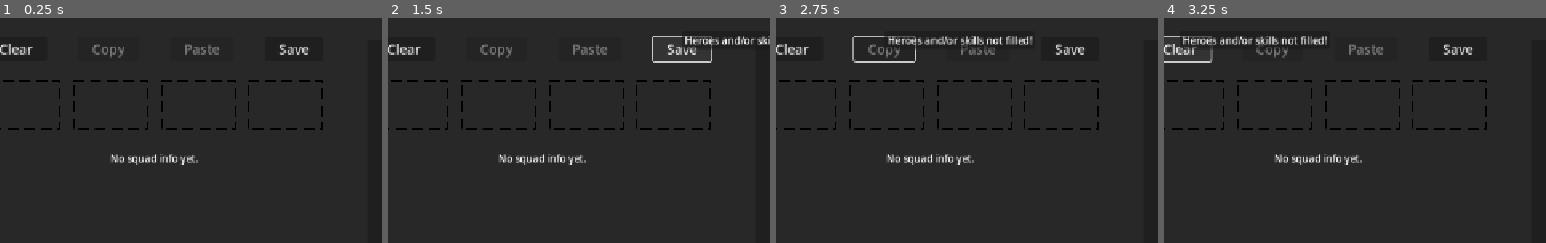
Above: before the commit, frames 1-4 (left to right).
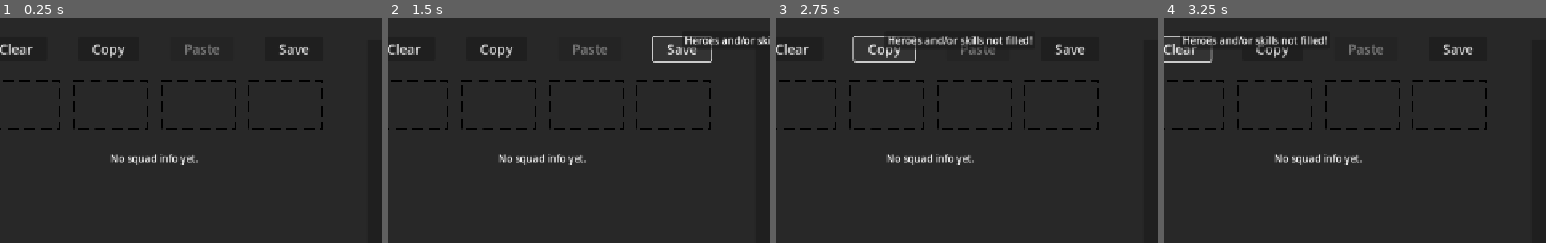
Above: after the commit, the same moments.

Repository: 0-Vanes-0/DD2-Squad-Builder
Game: Godot game, scene res://scenes/main_scene.tscn
Same seed, same stepped clock (60 frames per second), same inputs: the game is played once before the commit and once after it.
Inputs (mouse positions are % of the whole screen's width and height, from its top left):
- Up to frame 1 (0.25 s): no input
- Up to frame 2 (1.5 s): click "Clear" at 0.5 s; click "Save" at 1.25 s
- Up to frame 3 (2.75 s): click (17, 7) at 2 s, where only the run after the commit has a clickable "Copy"
- Up to frame 4 (3.25 s): click "Clear" at 2.75 s
The pictures show only the part of the screen within x 3-53%, y 0-50%; the shares and areas given below are measured in that part.

The runs differ from the first frame. In frame 1, 0.2% of the frame differs, in the area x 24-33%, y 11-18%; in frame 2, 0.2%; in frame 3, 0.2%; in frame 4, 0.2%.
Error after the commit: Invalid access to property or key '1' on a base object of type 'Dictionary'. (res://src/squad_code.gd:11)

Commit message:
Squad code encoding

Diff:
--- a/scenes/main_scene.tscn
+++ b/scenes/main_scene.tscn
@@ -90,11 +90,11 @@
 script = ExtResource("3_c16ls")
 main_scene = NodePath("../../../../../..")
 
-[node name="CopyButton" type="Button" parent="HSplitContainer/LeftMarginContainer/LeftScrollContainer/LeftVBox/ButtonsHBox"]
-layout_mode = 2
-disabled = true
+[node name="CopyButton" type="Button" parent="HSplitContainer/LeftMarginContainer/LeftScrollContainer/LeftVBox/ButtonsHBox" node_paths=PackedStringArray("main_scene")]
+layout_mode = 2
 text = "   Copy   "
 script = ExtResource("4_18nlu")
+main_scene = NodePath("../../../../../..")
 
 [node name="PasteButton" type="Button" parent="HSplitContainer/LeftMarginContainer/LeftScrollContainer/LeftVBox/ButtonsHBox"]
 layout_mode = 2
@@ -464,9 +464,14 @@
 bbcode_enabled = true
 text = "[center][wave][url=issues][color=royal_blue]Report issue/suggestion[/color][/url][/wave][/center]
 
-USAGE
+[font_size=24]USAGE[/font_size]
 [fill]
-• This web utility helps to build a squad for [color=yellow][url=Steam][shake]Darkest Dungeon 2[/shake][/url][/color] and to share it with anybody. E.g. someone asks: [color=gray][i]\"Recommend me a broken comp for K3\"[/i][/color] and instead of writing [tornado radius=3][color=gray]\"PD Physician, Jester Wanderer, BH, Leper Monarch\"[/color][/tornado] you can just send [b]squad code[/b] that also includes chosen skills for each hero. The one who asked will just copy-paste it here to see heroes and skills.
+• This web utility helps to build a squad for [color=yellow][url=Steam][shake]Darkest Dungeon 2[/shake][/url][/color] and to share it with anybody.[/fill]
+E.g. someone asks:
+[color=gray][i]\"Recommend me a broken comp for K3\"[/i][/color]
+and instead of writing
+[tornado radius=3][color=gray]\"PD Physician, Jester Wanderer, BH, Leper Monarch\"[/color][/tornado]
+[fill]you can just send [b]squad code[/b] that also includes chosen skills for each hero. The one who asked will just copy-paste it here to see heroes and skills.
 
 • Skills order doesn't matter here. However, I recommend to sort them by upgrade (mastering) priority: skill on the top must be upgraded ASAP, skill on the on the bottom has the least importance.
 
@@ -480,7 +485,7 @@
 
 • If you've found some bug or if you want to suggest some functional/visual changes — click [url=issues][color=royal_blue]Report issue/suggestion[/color][/url].
 [/fill]
-CREDITS
+[font_size=24]CREDITS[/font_size]
 
 RedHook — Darkest Dungeon 2 itself, its images and mechanics.
 
--- a/scenes/popup_panel.gd
+++ b/scenes/popup_panel.gd
@@ -67,6 +67,9 @@
 			if line_edit.text.strip_edges() == "":
 				message_label.text = "Squad name cannot be empty!"
 				return
+			if line_edit.text.contains("|"):
+				message_label.text = "The symbol | is prohibited due to its usage in codes."
+				return
 			save_requested.emit(line_edit.text)
 			close_requested.emit()
 
@@ -77,6 +80,9 @@
 			if line_edit.text.strip_edges() == squad_name:
 				message_label.text = "Squad name is same as previous!"
 				return
+			if line_edit.text.contains("|"):
+				message_label.text = "The symbol | is prohibited due to its usage in codes."
+				return
 			rename_requested.emit(squad_name, line_edit.text)
 			close_requested.emit()
 
--- a/scenes/saved_squads.gd
+++ b/scenes/saved_squads.gd
@@ -13,7 +13,6 @@
 func _on_visibility_changed() -> void:
 	if self.visible:
 		var user_data := SaveLoad.load_data()
-		print("Loaded saved squads: %s" % user_data)
 		if user_data.is_empty():
 			no_squads_label.show()
 		else:
@@ -23,10 +22,8 @@
 				var n := node.squad_data["squad_name"] as String
 				names.append(n)
 
-			print("Existing squad boxes: ", names)
 			for key in user_data.keys():
 				if not key in names:
-					print("Creating squad box for: %s" % key)
 					var squad_data := user_data[key] as Dictionary
 					var squad_box := SquadBox.create(squad_data)
 					vbox.add_child(squad_box)
--- a/scenes/squad_box.gd
+++ b/scenes/squad_box.gd
@@ -60,7 +60,9 @@
 
 
 func _on_copy_button_pressed() -> void:
-	pass # TODO: Copy squad to clipboard
+	var code := SquadCode.encode_squad(squad_data)
+	DisplayServer.clipboard_set(code)
+	main_scene.notification_panel.show_message("Copied!")
 
 
 func _on_rename_button_pressed() -> void:
--- a/scenes/squad_box.tscn
+++ b/scenes/squad_box.tscn
@@ -50,7 +50,6 @@
 [node name="CopyButton" type="Button" parent="HBoxContainer2"]
 layout_mode = 2
 size_flags_horizontal = 4
-disabled = true
 text = "     Copy     "
 
 [node name="RenameButton" type="Button" parent="HBoxContainer2"]
--- a/src/buttons/copy_button.gd
+++ b/src/buttons/copy_button.gd
@@ -1,6 +1,17 @@
 class_name CopyButton
 extends Button
 
+@export var main_scene: MainScene
+
+
+func _ready() -> void:
+	assert(main_scene)
+
 
 func _on_pressed() -> void:
-	pass # Replace with function body.
+	var code := SquadCode.encode_squad(Data.dict)
+	if code.is_empty():
+		main_scene.notification_panel.show_message("Heroes and/or skills not filled!")
+	else:
+		DisplayServer.clipboard_set(code)
+		main_scene.notification_panel.show_message("Copied!")
--- /dev/null
+++ b/src/squad_code.gd
@@ -0,0 +1,115 @@
+class_name SquadCode
+extends Object
+
+const B64URL := "ABCDEFGHIJKLMNOPQRSTUVWXYZabcdefghijklmnopqrstuvwxyz0123456789-_"
+
+
+static func encode_squad(data: Dictionary) -> String:
+	var code := ""
+
+	for slot in ["1", "2", "3", "4"]:
+		var slot_data: Dictionary = data[slot]
+		var hero_path: int = slot_data["hero_path"]
+		if hero_path == Data.HeroesPaths.NONE:
+			return ""
+
+		assert(hero_path >= 0 and hero_path < 64)
+
+		code += B64URL[hero_path]
+
+		var skills: Array[int] = []
+		skills.assign(slot_data["skills"])
+		var count := 9 if _needs_9_skills(hero_path) else 5
+		assert(skills.size() == count)
+
+		for skill in skills:
+			if skill == -1:
+				return ""
+			assert(skill >= 0 and skill <= 10)
+
+		var packed := _skills_to_int(skills)
+		var skill_len := 6 if count == 9 else 3
+		code += _b64_encode_fixed(packed, skill_len)
+
+	# Keep squad_name readable, but make it safe for the delimiter.
+	# (If you truly want it raw, you must forbid '|' in names.)
+	var name := String(data.get("squad_name", ""))
+	return code + "|" + name.uri_encode()
+
+
+static func decode_squad(text: String) -> Dictionary:
+	var pipe_index := text.find("|")
+	var code := text if pipe_index == -1 else text.substr(0, pipe_index)
+	var name := "" if pipe_index == -1 else text.substr(pipe_index + 1).uri_decode()
+
+	var out: Dictionary = { "squad_name": name }
+
+	var index := 0
+	for slot in [1, 2, 3, 4]:
+		assert(index < code.length())
+		var hero_path := _b64_value(code[index])
+		index += 1
+
+		var count := 9 if _needs_9_skills(hero_path) else 5
+		var skill_len := 6 if count == 9 else 3
+
+		assert(index + skill_len <= code.length())
+		var skills_text := code.substr(index, skill_len)
+		index += skill_len
+
+		var packed := _b64_decode_fixed(skills_text)
+		var skills := _int_to_skills(packed, count)
+
+		out[slot] = {
+			"hero_path": hero_path,
+			"skills": skills
+		}
+
+	return out
+
+
+static func _b64_value(ch: String) -> int:
+	return B64URL.find(ch)
+
+
+static func _b64_encode_fixed(value: int, length: int) -> String:
+	var out := ""
+	for i in range(length):
+		var digit := value & 63
+		out = B64URL[digit] + out
+		value >>= 6
+	return out
+
+
+static func _b64_decode_fixed(text: String) -> int:
+	var value := 0
+	for i in range(text.length()):
+		value = (value << 6) | _b64_value(text[i])
+	return value
+
+
+static func _skills_to_int(skills: Array[int]) -> int:
+	var value := 0
+	for skill in skills:
+		# skill must be 0..10
+		value = value * 11 + skill
+	return value
+
+
+static func _int_to_skills(value: int, count: int) -> Array[int]:
+	var skills: Array[int] = []
+	skills.resize(count)
+	for i in range(count - 1, -1, -1):
+		skills[i] = value % 11
+		value /= 11
+	return skills
+
+
+static func _needs_9_skills(hero_path: Data.HeroesPaths) -> bool:
+	# safest: check by enum values explicitly
+	return (
+		hero_path == Data.HeroesPaths.A0
+		or hero_path == Data.HeroesPaths.A1
+		or hero_path == Data.HeroesPaths.A2
+		or hero_path == Data.HeroesPaths.A3
+	)
Not shown, added: src/squad_code.gd.uid
